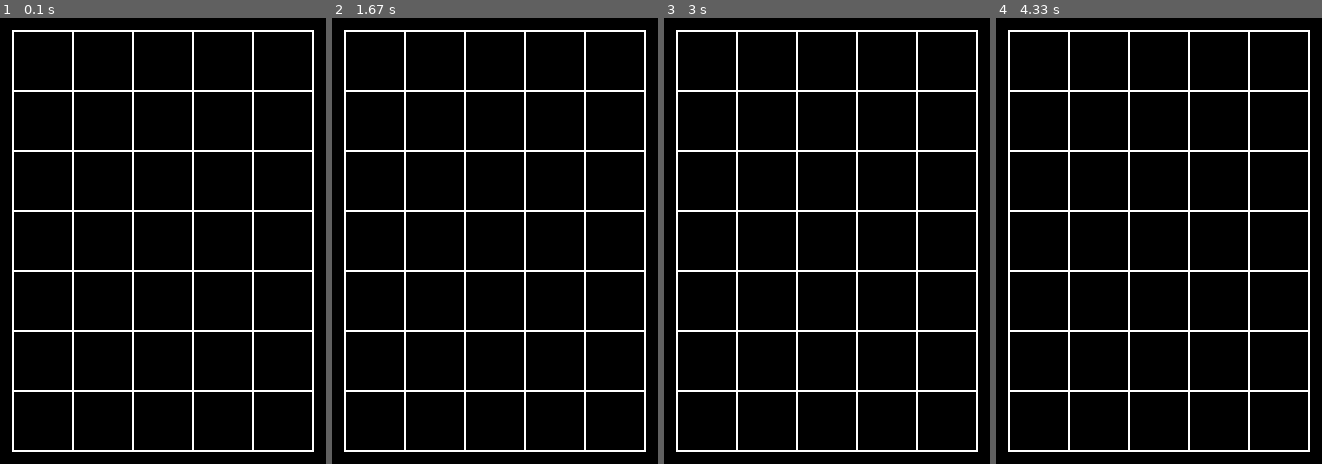
Above: before the commit, frames 1-4 (left to right).
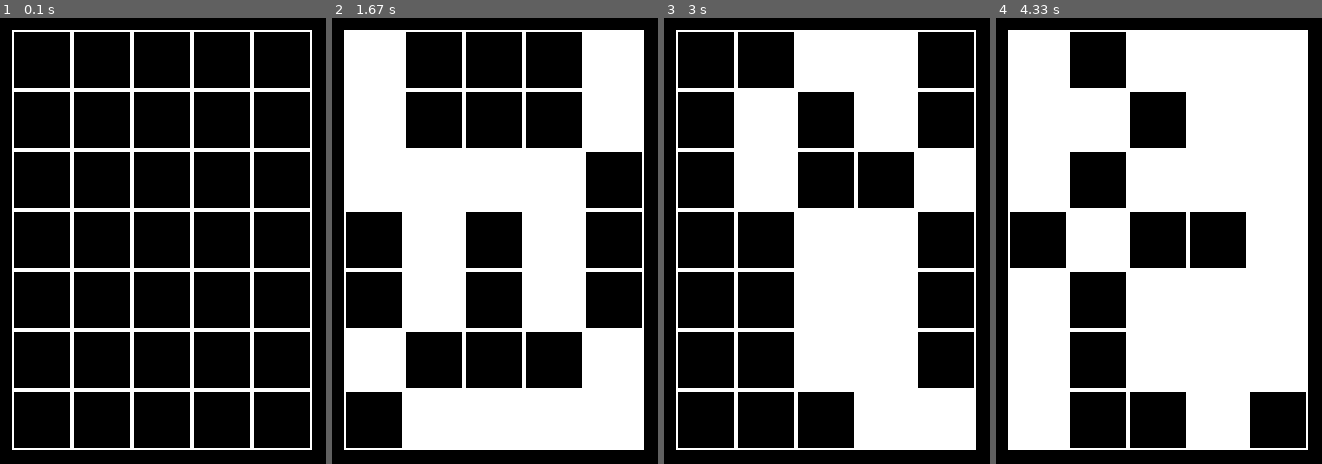
Above: after the commit, the same moments.

Repository: killman2859/PyGameRep
Game: pygame game, started from main.py
Two runs of this game, one before a commit and one after it. Both use one fixed random seed, a clock stepped at 60 frames per second and the inputs below.
Inputs (mouse positions are in pixels of both pictures, inside the frame that each line leads up to):
- Up to frame 1 (0.1 s): no input
- Up to frame 2 (1.67 s): click (495, 241) at 0.38 s; click (495, 272) at 0.72 s; click (387, 169) at 1.05 s; click (618, 401) at 1.38 s
- Up to frame 3 (3 s): click (833, 84) at 1.72 s; click (810, 356) at 2.05 s; click (813, 160) at 2.38 s; click (778, 142) at 2.72 s
- Up to frame 4 (4.33 s): click (1247, 200) at 3.05 s; click (1263, 227) at 3.38 s; click (1227, 156) at 3.72 s; click (1057, 151) at 4.05 s

The runs differ from the first frame. In frame 1, 6.5% of the frame differs, in the area x 3-97%, y 2-98%; in frame 2, 45%; in frame 3, 37%; in frame 4, 58%.

Commit message:
commit 2

Diff:
--- a/Board.py
+++ b/Board.py
@@ -19,9 +19,40 @@
         self.cell_size = cell_size
 
     def render(self, screen):
-        for h in range(self.width + 1):
-            pygame.draw.line(screen, "white", (self.left + h * self.cell_size, self.top),
-                             (self.left + h * self.cell_size, self.top + self.height * self.cell_size))
-        for w in range(self.height + 1):
-            pygame.draw.line(screen, "white", (self.left, self.top + w * self.cell_size),
-                             (self.left + self.width * self.cell_size, self.top + w * self.cell_size))
+        for h in range(self.width):
+            for w in range(self.height):
+
+                if self.board[w][h]:
+                    pygame.draw.rect(screen, "white", (
+                        self.left + h * self.cell_size, self.top + w * self.cell_size, self.cell_size, self.cell_size),
+                                     0)
+                else:
+
+                    pygame.draw.rect(screen, "white", (
+                        self.left + h * self.cell_size, self.top + w * self.cell_size, self.cell_size, self.cell_size),
+                                     1)
+
+
+    def get_cell(self, mouse_pos):
+        column = (mouse_pos[0] - self.left) // self.cell_size
+        row = (mouse_pos[1] - self.top) // self.cell_size
+        if 0 <= column < self.width and 0 <= row < self.height:
+            print(row, column)
+            return row, column
+        print('None')
+        return None
+
+    def on_click(self, cell):
+        row = cell[0]
+        for i in range(self.width):
+            self.board[row][i] = (self.board[row][i] + 1) % 2
+
+        column = cell[1]
+        for i in range(self.height):
+            self.board[i][column] = (self.board[i][column] + 1) % 2
+        self.board[row][column] = (self.board[row][column] + 1) % 2
+
+    def get_click(self, mouse_pos):
+        cell = self.get_cell(mouse_pos)
+        if cell:
+            self.on_click(cell)
--- a/main.py
+++ b/main.py
@@ -13,6 +13,8 @@
         for event in pygame.event.get():
             if event.type == pygame.QUIT:
                 running = False
+            if event.type == pygame.MOUSEBUTTONDOWN:
+                board.get_click(event.pos)
         screen.fill((0, 0, 0))
         board.render(screen)
         pygame.display.flip()
